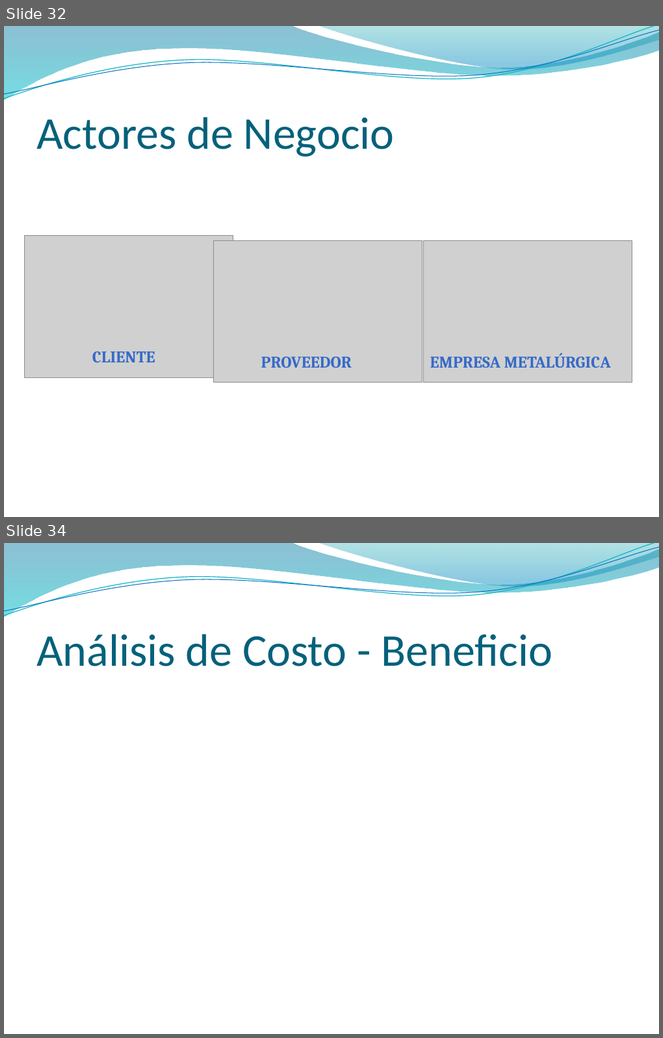
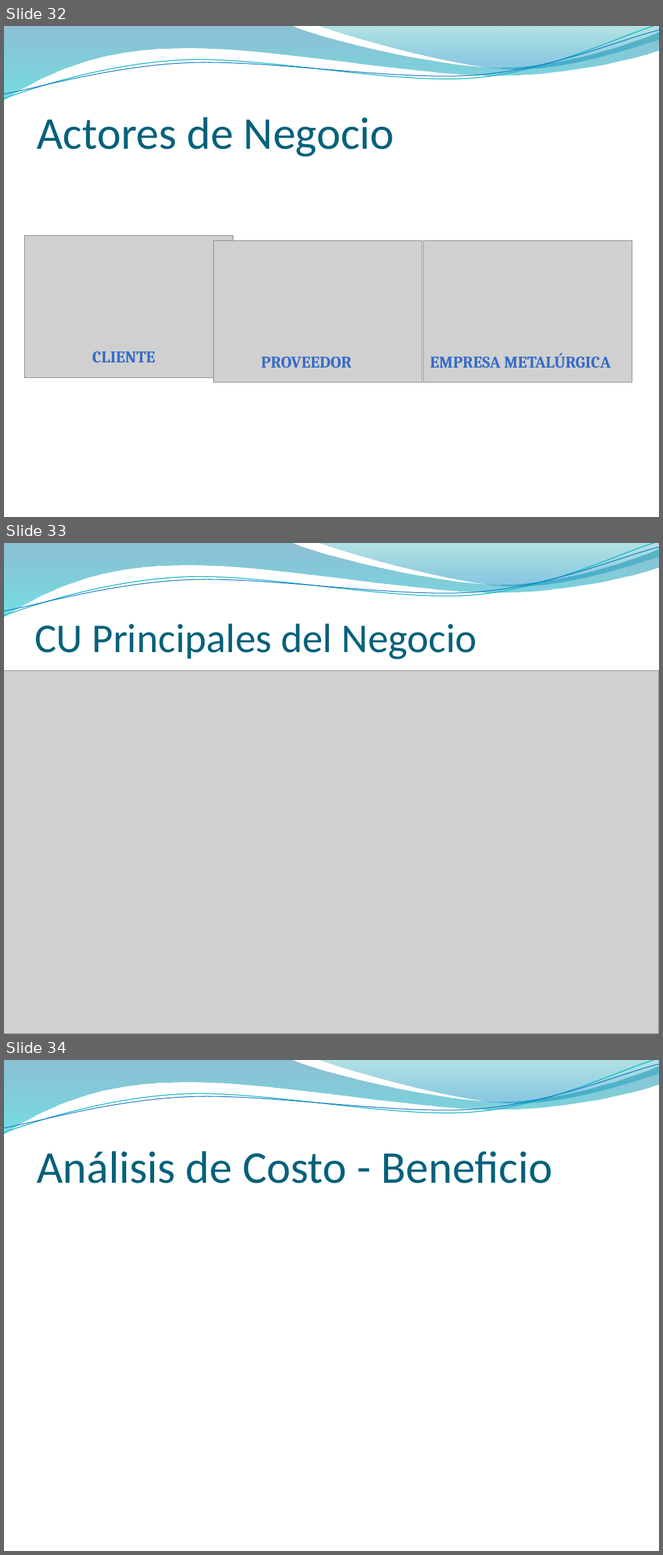
Before and after one commit to NinoMolina/metalurgica, a slide deck: 04_presentaciones/01_InfPreliminar_ModeloNegocio.pptx. Shown one above the other, each under a label of ours: slides 32 and 34 before the commit, slides 32, 33 and 34 after it; the slides between them are not shown. The pictures are 663x1038 and 663x1555 pixels, drawn with LibreOffice and Linux fonts; fonts in the diff are those of the drawing; grey boxes stand for pictures; background and template pictures are left out. Boxes give left, top, right and bottom in pixels: in the first picture for what was removed or moved away, otherwise in the second. Text is boxed around its words. In the diff, an @@ line names an element or a change of style, - is before the commit and + after.

```diff
--- a/04_presentaciones/01_InfPreliminar_ModeloNegocio.pptx
+++ b/04_presentaciones/01_InfPreliminar_ModeloNegocio.pptx
@@ slide 33 added at (4,543,659,1034), background picture (left out); not listed: 4 template elements that a slide beside it also shows @@
@@ title added at (35,624,477,659), 45 pt, text #04617B @@
+CU Principales del Negocio
@@ picture added at (4,671,659,1034) @@
```
Also in this commit, not shown: 1 slide removed.
